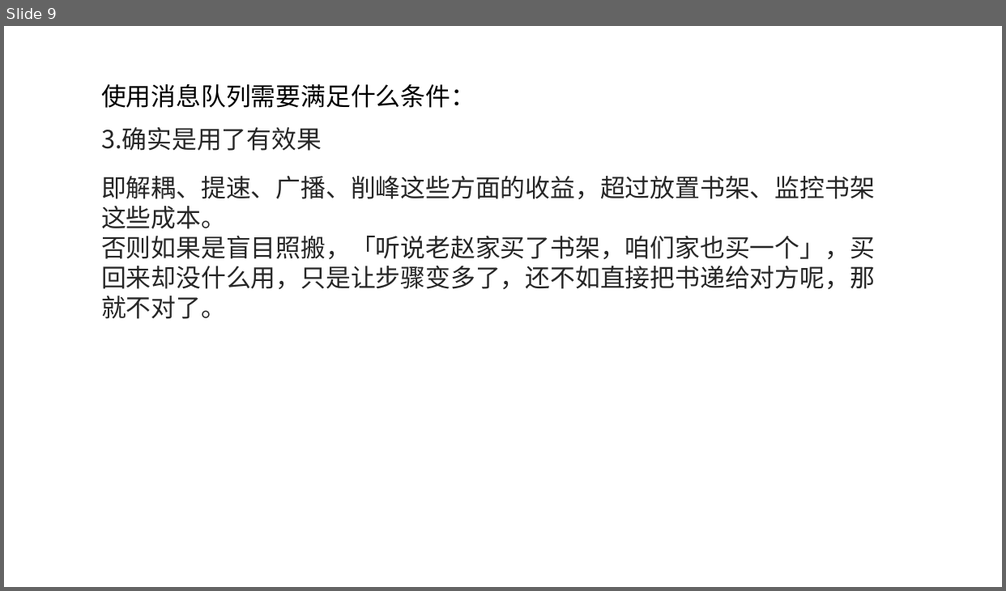
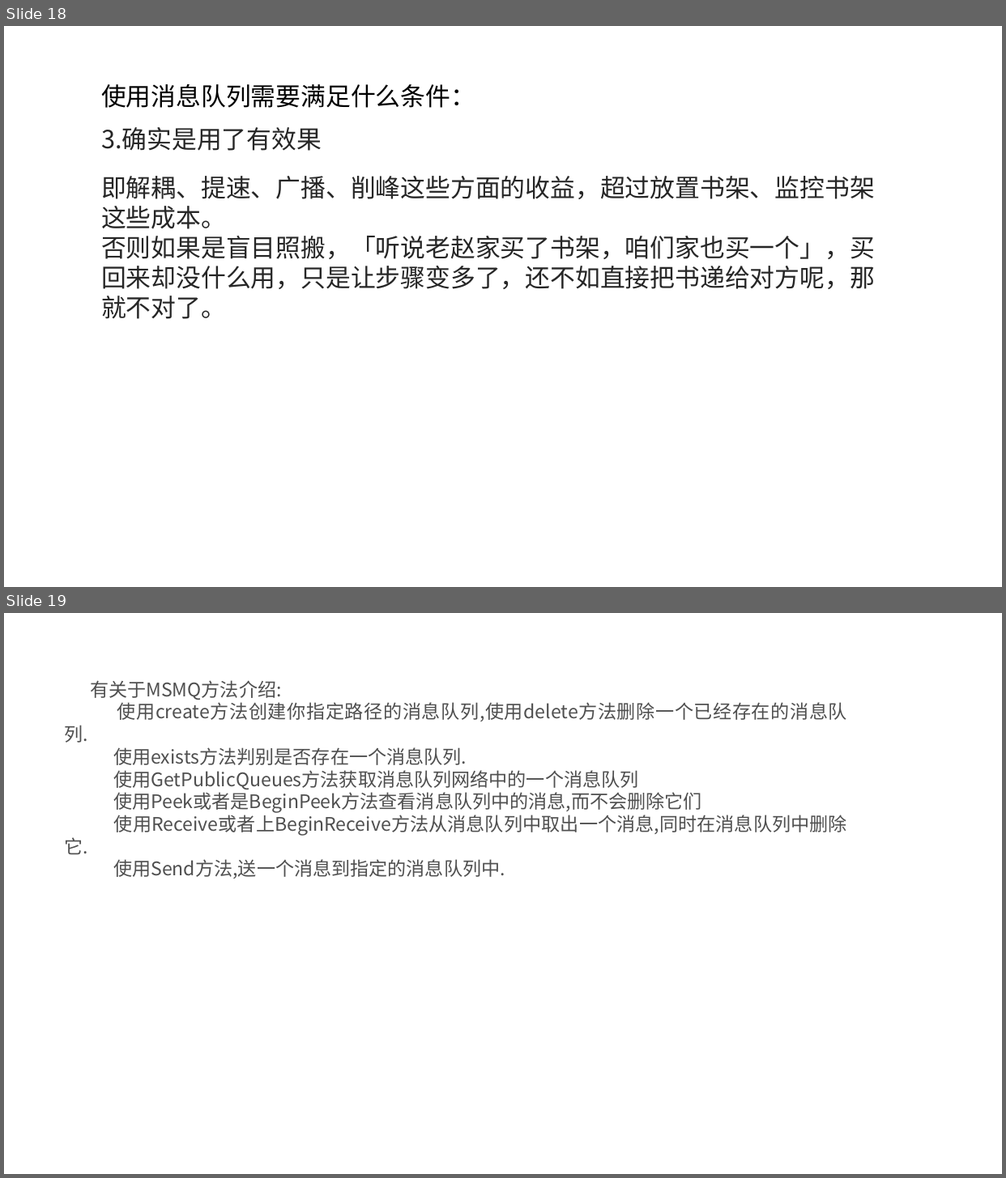
Before and after one commit to mmmhong/CPC, a slide deck: 消息队列/消息队列.pptx. Shown one above the other, each under a label of ours: slide 9 before the commit, slides 18 and 19 after it. The pictures are 1006x591 and 1006x1178 pixels, drawn with LibreOffice and Linux fonts; fonts in the diff are those of the drawing; background and template pictures are left out. Boxes give left, top, right and bottom in pixels: in the first picture for what was removed or moved away, otherwise in the second. Text is boxed around its words. In the diff, an @@ line names an element or a change of style, - is before the commit and + after.

Commit message:
修改用例图 需求文档 消息队列PPT

```diff
--- a/消息队列/消息队列.pptx
+++ b/消息队列/消息队列.pptx
@@ slide 19 added at (x1=4, y1=613, x2=1002, y2=1174), background picture (left out) @@
@@ text added at (x1=90, y1=680, x2=847, y2=879), 18 pt, text #4F4F4F @@
+有关于MSMQ方法介绍:
+使用create方法创建你指定路径的消息队列,使用delete方法删除一个已经存在的消息队列.
+使用exists方法判别是否存在一个消息队列.
+使用GetPublicQueues方法获取消息队列网络中的一个消息队列
+使用Peek或者是BeginPeek方法查看消息队列中的消息,而不会删除它们
+使用Receive或者上BeginReceive方法从消息队列中取出一个消息,同时在消息队列中删除它.
+使用Send方法,送一个消息到指定的消息队列中.
@@ what was slide 9 is now slide 18 @@
```
Also in this commit, not shown: 9 other slides added, 2 other files.
